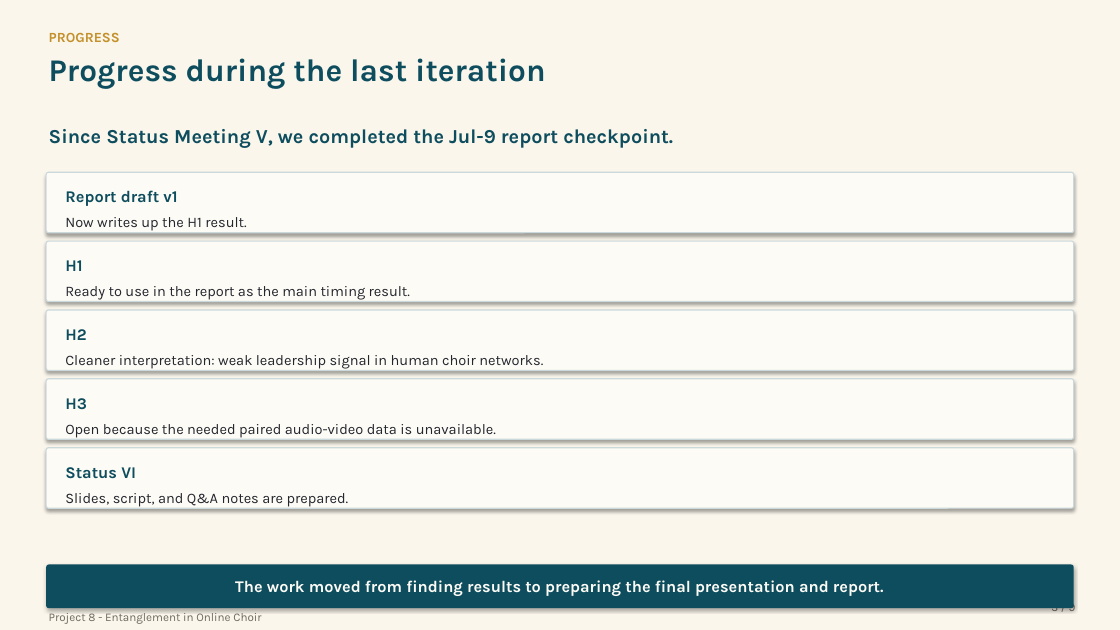
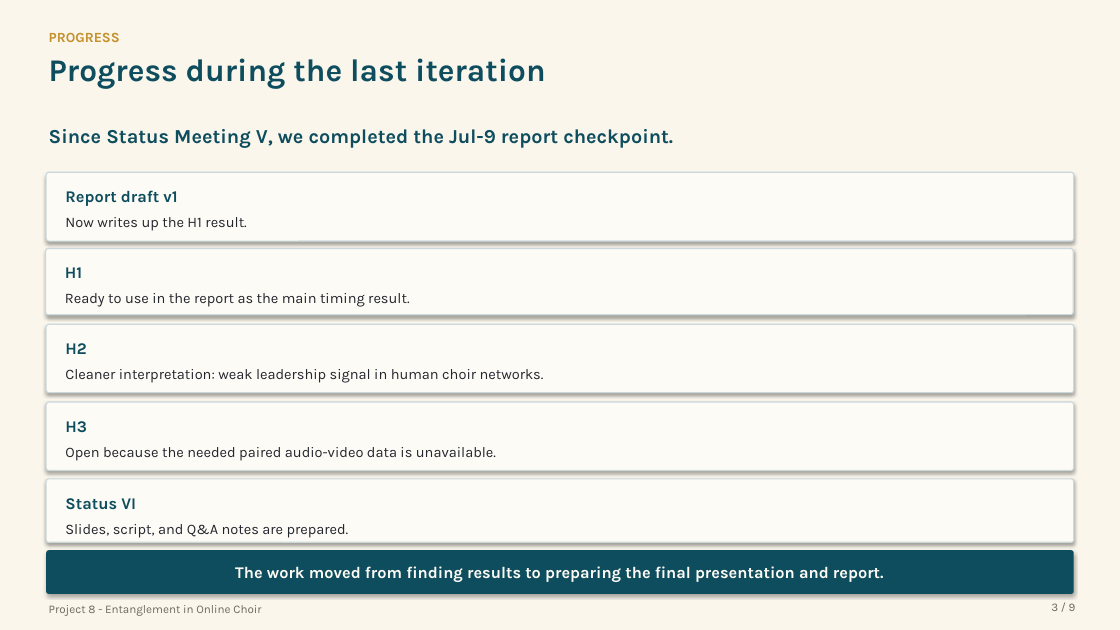
Before and after one commit to Zuraiz270/networked-choir-entanglement, a slide deck: slide 3 of output/jul09_status_meeting_vi.pptx. Drawn at 1120x630 pixels with LibreOffice and Linux fonts; fonts in the diff are those of the drawing. Boxes give left, top, right and bottom in pixels: in the first picture for what was removed or moved away, otherwise in the second. Text is boxed around its words. In the diff, an @@ line names an element or a change of style, - is before the commit and + after.

```diff
--- a/output/jul09_status_meeting_vi.pptx
+++ b/output/jul09_status_meeting_vi.pptx
@@ rounded rectangle "Report draft v1": place and size @@
-rounded rectangle "Report draft v1" at [46,172,1074,233]
+rounded rectangle "Report draft v1" at [46,172,1074,241]
@@ rounded rectangle "H1": place and size @@
-rounded rectangle "H1" at [46,241,1074,302]
+rounded rectangle "H1" at [45,249,1073,315]
@@ rounded rectangle "H2": place and size @@
-rounded rectangle "H2" at [46,310,1074,371]
+rounded rectangle "H2" at [46,324,1074,392]
@@ rounded rectangle "H3": place and size @@
-rounded rectangle "H3" at [46,379,1074,439]
+rounded rectangle "H3" at [46,402,1074,471]
@@ rounded rectangle "Status VI": place and size @@
-rounded rectangle "Status VI" at [46,448,1074,508]
+rounded rectangle "Status VI" at [46,479,1074,542]
@@ rounded rectangle "The work moved from finding ...": place and size @@
-rounded rectangle "The work moved from finding ..." at [46,565,1074,608]
+rounded rectangle "The work moved from finding ..." at [46,550,1074,594]
@@ text "Project 8 - Entanglement in ...": place and size @@
-text "Project 8 - Entanglement in ..." at [49,610,261,624]
+text "Project 8 - Entanglement in ..." at [49,605,261,616]
```
Also in this commit, not shown: 8 other slides changed, 1 other file.
